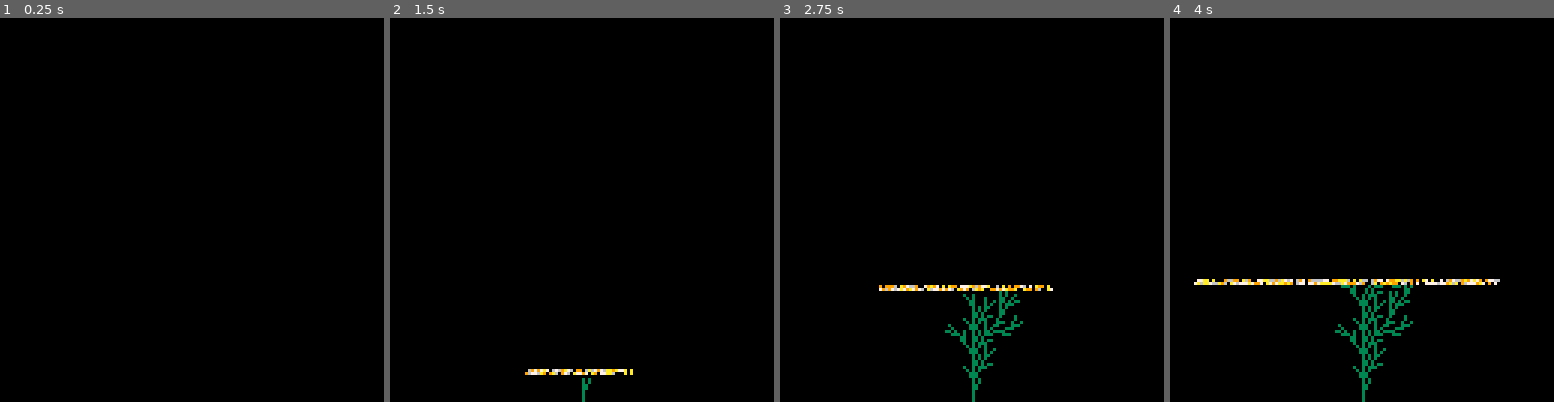
Above: before the commit, frames 1-4 (left to right).
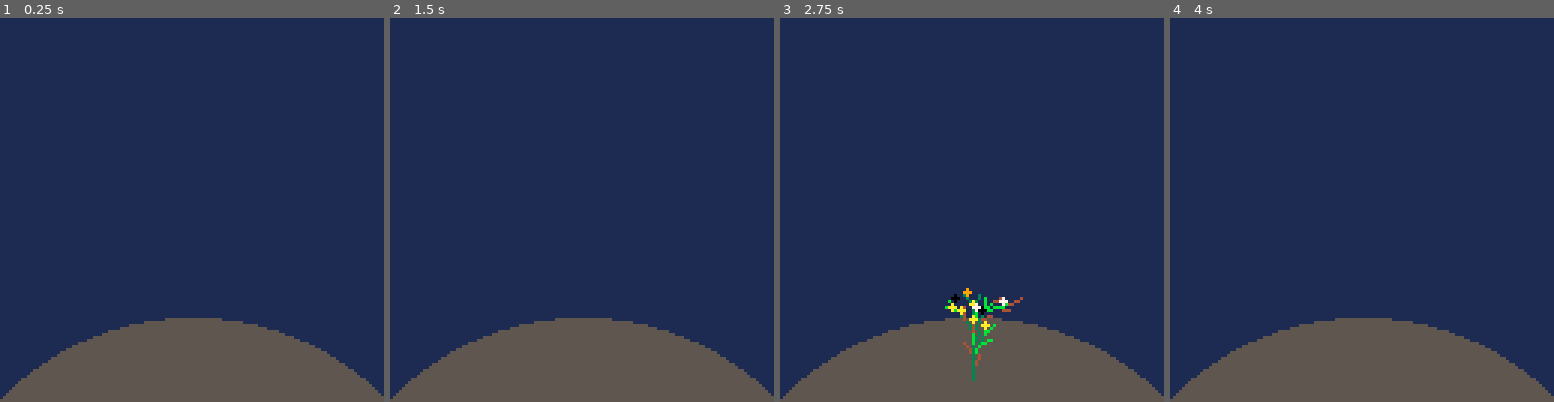
Above: after the commit, the same moments.

Repository: ehauckdo/lsystem
Game: PICO-8 cartridge lsystem.p8
The game is run twice, just before and just after one commit, with the same random seed, the same clock (stepped at 60 frames per second) and the same inputs.
Inputs:
- Up to frame 1 (0.25 s): no input
- Up to frame 2 (1.5 s): tap X (X key) at 0.33, 1.07 s
- Up to frame 3 (2.75 s): tap X (X key) at 1.85 s
- Up to frame 4 (4 s): tap X (X key) at 2.97 s

The runs differ from the first frame. In frame 1, 100% of the frame differs, in the area x 0-100%, y 0-100%; in frame 2, 100%; in frame 3, 100%; in frame 4, 100%.

Commit message:
growing trees with sparkles

Diff:
--- a/lsystem.p8
+++ b/lsystem.p8
@@ -8,14 +8,19 @@
 draw = {}
 drawing = {}
 wave_y = -1
-max_y = 0
-min_x = 0
-max_x = 0
-
-sparks={7,9,10,6,0}
-
-function _update60()
- cls()
+
+sparks = {}
+sparks_clr={7,9,10,6,0}
+
+
+falling = {}
+
+branch_clr={4,3,11}
+
+
+function _update()
+
+
  // small delay to ensure
  // a single generation per
  // button press
@@ -27,71 +32,118 @@
    resume_t = time() + 0.3
    draw = {}
    drawing = {}
-  	iteration()
-  	wave_y = 127
-
-  	max_y = 127
-  	max_x = 0
-  	min_x = 127
-   for i=1,#draw,1 do
-				x,y,dx,dy = unpackl(draw[i])
-   	if draw[i][4] < max_y then
-   	 max_y = draw[i][4]
-   	end
-   	if draw[i][3] > max_x then
-   	 max_x = draw[i][3]
-   	end
-   	if draw[i][3] < min_x then
-   	 min_x = draw[i][3]
-   	end
-
-   end
-   max_y = max_y - 10
-   min_x = min_x - 10
-   max_x = max_x + 10
-  end
-
- 	if wave_y > -1 then
-   wave_y = wave_y - 1
-  end
-
-  if wave_y < max_y then
-   if max_x-min_x <= 1 then
-    wave_y = -1
+   iteration()
+   wave_y = 130
+   --[[for i=#draw,1,-1 do
+    print(draw[i][4])
+   end
+   stop()]]--
+  end
+
+  if wave_y > -5 then
+   wave_y = wave_y - 2
+  end
+
+  --[[local limit = 15
+  local current = 0
+  for i=#draw,1,-1 do
+   //print(draw[i][4])
+   if draw[i][4] > wave_y then
+    add(drawing,draw[i])
+    del(draw,draw[i])
    else
-    max_x = max_x - 1
-    min_x = min_x + 1
-   end
-  end
-end
-
-function unpackl(list)
- x  = list[1]
- y  = list[2]
- dx = list[3]
- dy = list[4]
- return x,y,dx,dy
-end
+    break
+   end
+
+  end--]]
+
+  // move sparks from initial
+  // table to _draw table
+  for i=#sparks,1,-1 do
+   if sparks[i][2] > wave_y then
+    add(falling,sparks[i])
+    del(sparks,sparks[i])
+   end
+  end
+
+
+end
+
 
 function _draw()
 
-	for i=1,#draw,1 do
- 	if draw[i][4] > wave_y then
- 	 x,y,dx,dy = unpackl(draw[i])
- 	 line(x,y,dx,dy,3)
- 	end
- end
-
- //rectfill(0,max_y,128,wave_y, 0)
- //line(min_x,wave_y,max_x,wave_y,7)
- //line(min_x,wave_y+1,max_x,wave_y+1,10)
-
- for x=min_x,max_x,1 do
-  rn1 = flr(rnd(5)) + 1
-  rn2 = flr(rnd(5)) + 1
-  pset(x,wave_y, sparks[rn1])
-  pset(x,wave_y-1, sparks[rn2])
- end
+ cls(1)
+ //print(stat(7))
+
+ circfill(64,190,90,5)
+
+ --[[for i=1,#drawing,1 do
+   //x,y,dx,dy,clr = unpack(drawing[i])
+   x = drawing[i][1]
+   y = drawing[i][2]
+   dx = drawing[i][3]
+   dy = drawing[i][4]
+   clr = drawing[i][5]
+   line(x,y,dx,dy,clr)
+ end--]]
+
+
+ for i=#draw,1,-1 do
+  if draw[i][4] > wave_y then
+   //x,y,dx,dy,clr = unpack(draw[i])
+   x = draw[i][1]
+   y = draw[i][2]
+   dx = draw[i][3]
+   dy = draw[i][4]
+   clr = draw[i][5]
+   line(x,y,dx,dy,clr)
+  else
+   break
+  end
+ end
+
+
+
+ for i=#falling,1,-1 do
+  local x = falling[i][1]
+  local y = falling[i][2]
+  local clr = falling[i][3]
+  pset(x,y, clr)
+  pset(x,y-1, clr)
+  pset(x-1,y-1, clr)
+  pset(x+1,y-1, clr)
+  pset(x,y-2, clr)
+
+   falling[i][4] -= 1
+   falling[i][2] = y + 0.5
+   if falling[i][4] < 1 then
+    del(falling, falling[i])
+   end
+ end
+
+
+ --[[
+ for i=#sparks,1,-1 do
+  //if sparks[i][2] > wave_y then
+  if sparks[i][2] > wave_y then
+   local x = sparks[i][1]
+   local y = sparks[i][2]
+   local clr = sparks[i][3]
+   pset(x,y, clr)
+   pset(x,y-1, clr)
+   pset(x-1,y-1, clr)
+   pset(x+1,y-1, clr)
+   pset(x,y-2, clr)
+   sparks[i][4] -= 1
+   sparks[i][2] = y + 0.5
+   if sparks[i][4] < 1 then
+    del(sparks, sparks[i])
+   end
+  else
+   break
+  end
+ end
+ ]]--
 
 end
 
@@ -127,9 +179,9 @@
  stack = {}
 
  x = 64
-	y = 128
-	d_x = 0
-	d_y = -8
+ y = 120
+ d_x = 0
+ d_y = -8
 
  ang = 0.25
  ang_d = 0
@@ -145,54 +197,58 @@
 // symbol by symbol
 function run_string()
  for i=1,#string do
- 	symbol = sub(string,i,i)
- 	run_symbol(symbol)
- end
- drawing = reverse(drawing)
-end
-
-
-// execute a symbol
-// only the f symbol will
-// actually print a line
+  symbol = sub(string,i,i)
+  run_symbol(symbol)
+ end
+ //drawing = reverse(drawing)
+ //draw = sort(draw,4)
+
+ qsort(draw,by_y)
+
+
+ sparks = sort(sparks,2)
+end
+
+
+
+// execute a symbol, only "f"
+// actually prints a line
 function run_symbol(s)
  if s == "f" then
   d_x = d * cos(ang+ang_d)
- 	d_y = d * sin(ang+ang_d)
+  d_y = d * sin(ang+ang_d)
   //line(x, y, x+d_x, y+d_y, clr)
-  add(draw,{x,y,x+d_x, y+d_y,3})
-  //d_x = d_x - x
-  //d_y = d_y - y
-  //add(drawing,{x,y,x,y,4,d_x,d_y,0})
+  local myclr = branch_clr[flr(rnd(#branch_clr)+1)]
+  add(draw,{x,y,x+d_x, y+d_y,myclr})
+  if rnd() > 0.75 then
+   add_spark(x+d_x/2,y+d_y)
+  end
   x = x + d_x
- 	y = y + d_y
+  y = y + d_y
 
  elseif s == "k" then
   d_x = d * cos(ang+ang_d)
- 	d_y = d * sin(ang+ang_d)
-  //d_x = d_x - x
-  //d_y = d_y - y
+  d_y = d * sin(ang+ang_d)
   line(x, y, x+d_x, y+d_y, 0)
-  //add(drawing,{x,y,x,y,3,d_x,d_y,1})
   x = x + d_x
- 	y = y + d_y
+  y = y + d_y
 
  elseif s == "+" then
   ang_d = ang_d + 0.10
- 	d_x = d * cos(ang+ang_d)
- 	d_y = d * sin(ang+ang_d)
+  d_x = d * cos(ang+ang_d)
+  d_y = d * sin(ang+ang_d)
  elseif s == "-" then
- 	ang_d = ang_d - 0.10
- 	d_x = d * cos(ang-ang_d)
- 	d_y = d * sin(ang-ang_d)
+  ang_d = ang_d - 0.10
+  d_x = d * cos(ang-ang_d)
+  d_y = d * sin(ang-ang_d)
  elseif s == "[" then
   add(stack, {x,y,ang_d})
  elseif s == "]" then
   coords = stack[#stack]
-		x = coords[1]
-		y = coords[2]
-		ang_d = coords[3]
-		stack[#stack] = nil
+  x = coords[1]
+  y = coords[2]
+  ang_d = coords[3]
+  stack[#stack] = nil
  end
 end
 
@@ -214,19 +270,100 @@
 
 
 -->8
-// returns a reversed
-// sequence
+-- utility functions
+
+// returns a reversed sequence
 function reverse(seq1)
  seq2 = {}
  for i=#seq1, 1,-1 do
- 	add(seq2, seq1[i])
-	end
-	return seq2
-end
-
--- unpack table into spread values
+  add(seq2, seq1[i])
+ end
+ return seq2
+end
+
+// unpack table into spread
+// values through recursion
 function unpack(y, i)
   i = i or 1
   local g = y[i]
   if (g) return g, unpack(y, i + 1)
 end
+
+// specific unpacking with
+// no recursion
+function unpackl(list)
+ x  = list[1]
+ y  = list[2]
+ dx = list[3]
+ dy = list[4]
+ return x,y,dx,dy
+end
+
+// order by y decrescent
+function sort(list,index)
+ for i=1,#list-1,1 do
+  for j=i+1,#list,1 do
+   if list[i][index] > list[j][index] then
+    temp = list[i]
+    list[i] = list[j]
+    list[j] = temp
+   end
+  end
+ end
+ return list
+end
+
+-->8
+function add_spark(x, y)
+ local clr = sparks_clr[flr(rnd(5))+1]
+ add(sparks, {x,y, clr, 5})
+end
+-->8
+-- qsort by felice at
+-- bbs/?tid=2477
+
+-- common comparators
+function  ascending(a,b) return a<b end
+function descending(a,b) return a>b end
+function by_y(a,b)
+ return a[4]<b[4]
+end
+
+
+-- a: array to be sorted in-place
+-- c: comparator (optional, defaults to ascending)
+-- l: first index to be sorted (optional, defaults to 1)
+-- r: last index to be sorted (optional, defaults to #a)
+function qsort(a,c,l,r)
+    c,l,r=c or ascending,l or 1,r or #a
+    if l<r then
+        if c(a[r],a[l]) then
+            a[l],a[r]=a[r],a[l]
+        end
+        local lp,rp,k,p,q=l+1,r-1,l+1,a[l],a[r]
+        while k<=rp do
+            if c(a[k],p) then
+                a[k],a[lp]=a[lp],a[k]
+                lp+=1
+            elseif not c(a[k],q) then
+                while c(q,a[rp]) and k<rp do
+                    rp-=1
+                end
+                a[k],a[rp]=a[rp],a[k]
+                rp-=1
+                if c(a[k],p) then
+                    a[k],a[lp]=a[lp],a[k]
+                    lp+=1
+                end
+            end
+            k+=1
+        end
+        lp-=1
+        rp+=1
+        a[l],a[lp]=a[lp],a[l]
+        a[r],a[rp]=a[rp],a[r]
+        qsort(a,c,l,lp-1       )
+        qsort(a,c,  lp+1,rp-1  )
+        qsort(a,c,       rp+1,r)
+    end
+end
